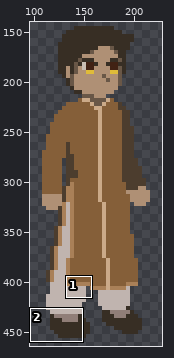
One commit to this pixel-art file: Assets/Resources/Art/Sprites/PoorBoy/Animations/PoorBoy.ase. The first picture is a wide view before the edit; the outline marks the close-up.
Close-up. Before the commit:
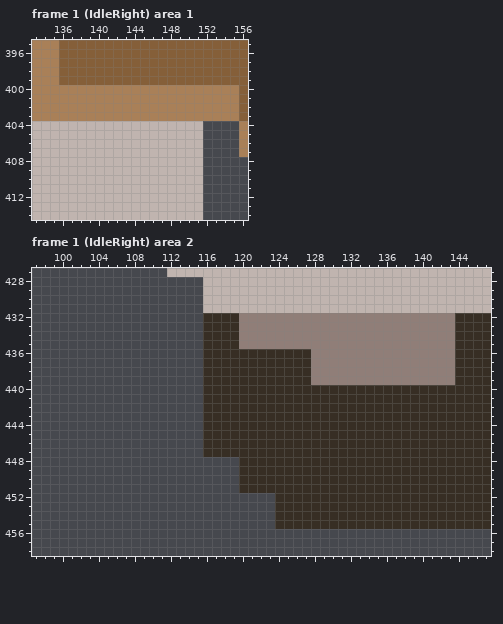
512x512 pixels, 4 frames. Colours within 5 levels of each other are drawn and written as one. Shown: frame 1 (IdleRight) area 1: x 133..156, y 395..414; frame 1 (IdleRight) area 2: x 97..147, y 427..458. The wide view leaves out empty margins. The commit also changed other frames or places, which this record leaves out.
The result:
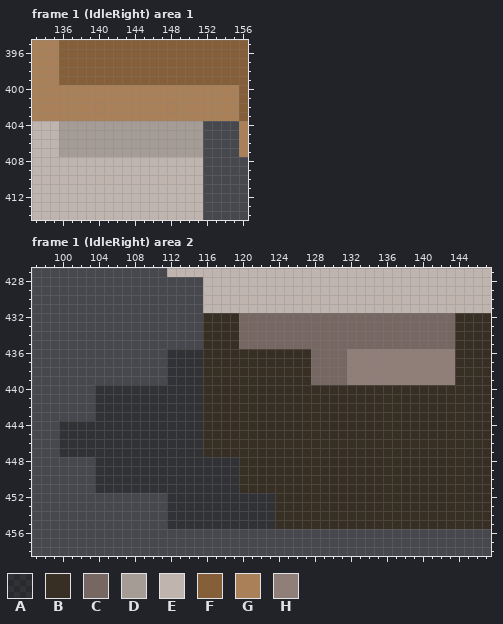
Palette (. is transparent): A #0000004d  B #372e24  C #776762  D #a69c96  E #c0b4af  F #855f39  G #a98058  H #907e78
The edit:
layer "Idle Right/shadow" added
layer "Idle Right/Boy Extra RIght" added
layer "Boy Extra" removed
Changed rows in their new state; - is an unchanged pixel.
Frame 1 (IdleRight) area 1, layer "Idle Right/Boy Extra RIght":
first column x 136:
404 DDDDDDDDDDDDDDDD
405 DDDDDDDDDDDDDDDD
406 DDDDDDDDDDDDDDDD
407 DDDDDDDDDDDDDDDD
Frame 1 (IdleRight) area 2, layers "Idle Right/Boy Extra RIght", "Idle Right/shadow":
first column x 100:
432 --------------------CCCCCCCCCCCCCCCCCCCCCCCC
433 --------------------CCCCCCCCCCCCCCCCCCCCCCCC
434 --------------------CCCCCCCCCCCCCCCCCCCCCCCC
435 --------------------CCCCCCCCCCCCCCCCCCCCCCCC
436 ------------AAAA------------CCCC------------
437 ------------AAAA------------CCCC------------
438 ------------AAAA------------CCCC------------
439 ------------AAAA------------CCCC------------
440 ----AAAAAAAAAAAA----------------------------
441 ----AAAAAAAAAAAA----------------------------
442 ----AAAAAAAAAAAA----------------------------
443 ----AAAAAAAAAAAA----------------------------
444 AAAAAAAAAAAAAAAA----------------------------
445 AAAAAAAAAAAAAAAA----------------------------
446 AAAAAAAAAAAAAAAA----------------------------
447 AAAAAAAAAAAAAAAA----------------------------
448 ----AAAAAAAAAAAAAAAA------------------------
449 ----AAAAAAAAAAAAAAAA------------------------
450 ----AAAAAAAAAAAAAAAA------------------------
451 ----AAAAAAAAAAAAAAAA------------------------
452 ------------AAAAAAAAAAAA--------------------
453 ------------AAAAAAAAAAAA--------------------
454 ------------AAAAAAAAAAAA--------------------
455 ------------AAAAAAAAAAAA--------------------
Pixel boxes of the changes (left, top, right, bottom) in both close-ups:
changed: (59, 121, 203, 157)
changed: (59, 313, 455, 529)
